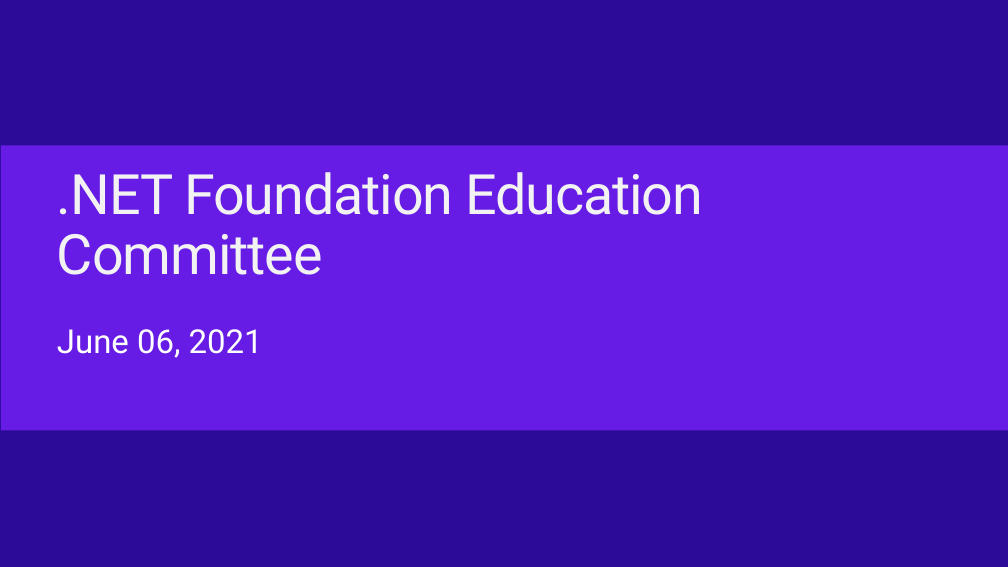
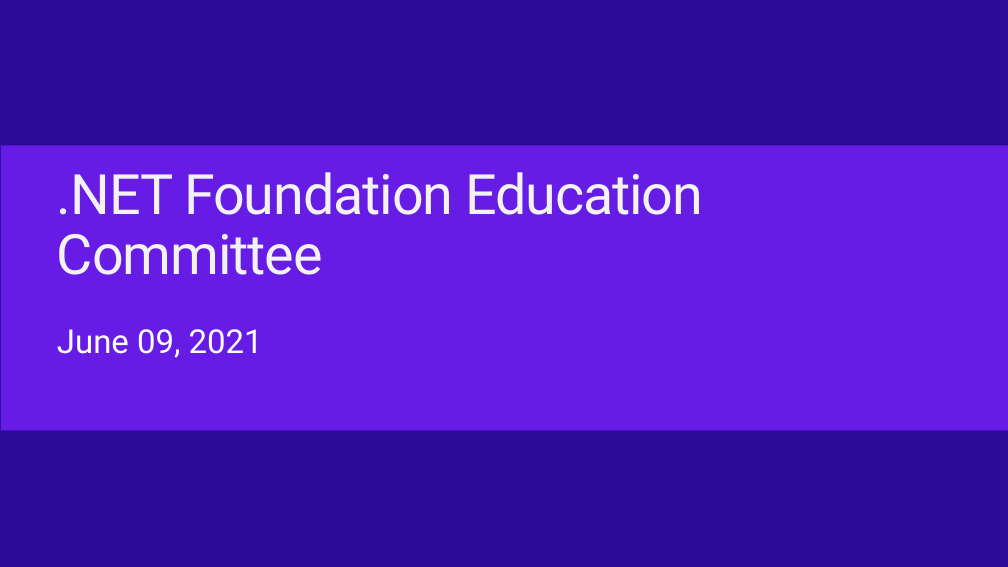
Before and after one commit to dotnet-foundation/wg-education, a slide deck: slide 1 of meetings/2021-06-09/Education Comittee Agenda_20210609.pptx. Drawn at 1008x567 pixels with LibreOffice and Linux fonts; fonts in the diff are those of the drawing; background and template pictures are left out. Boxes give left, top, right and bottom in pixels: in the first picture for what was removed or moved away, otherwise in the second. Text is boxed around its words. In the diff, an @@ line names an element or a change of style, - is before the commit and + after.

Commit message:
Update Education Comittee Agenda_20210609.pptx
Updated 2021-06-09 Slides

```diff
--- a/meetings/2021-06-09/Education Comittee Agenda_20210609.pptx
+++ b/meetings/2021-06-09/Education Comittee Agenda_20210609.pptx
@@ text at [57,329,263,358]: text changed @@
-June 06, 2021
+June 09, 2021
```
